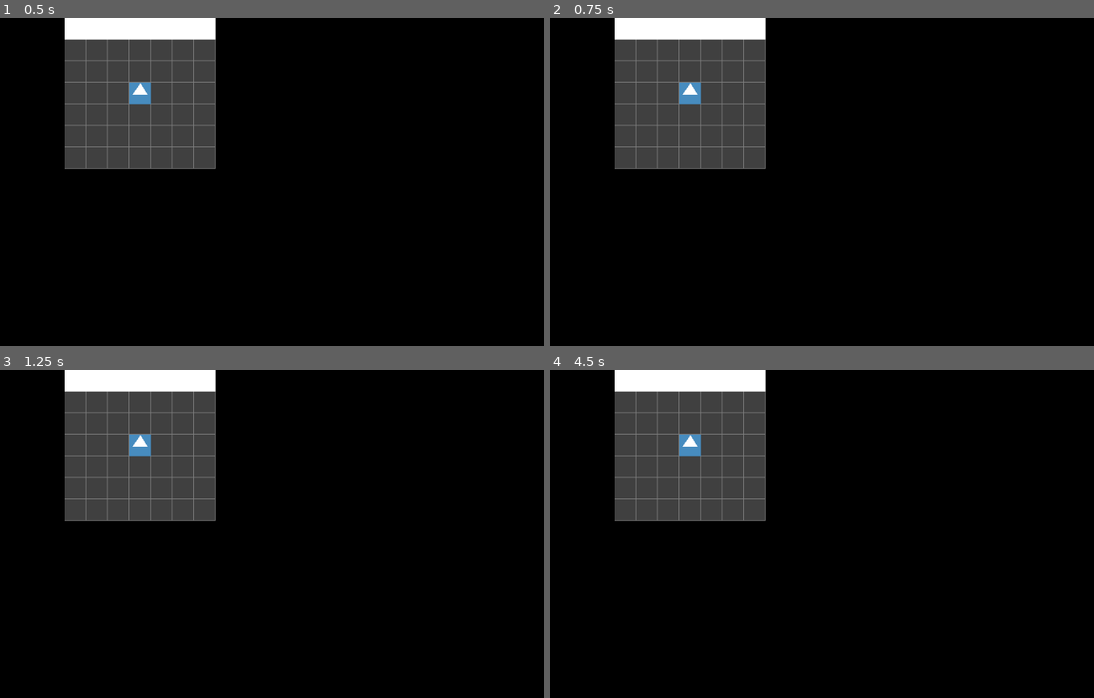
Above: before the commit, frames 1-4 (two rows, left to right).
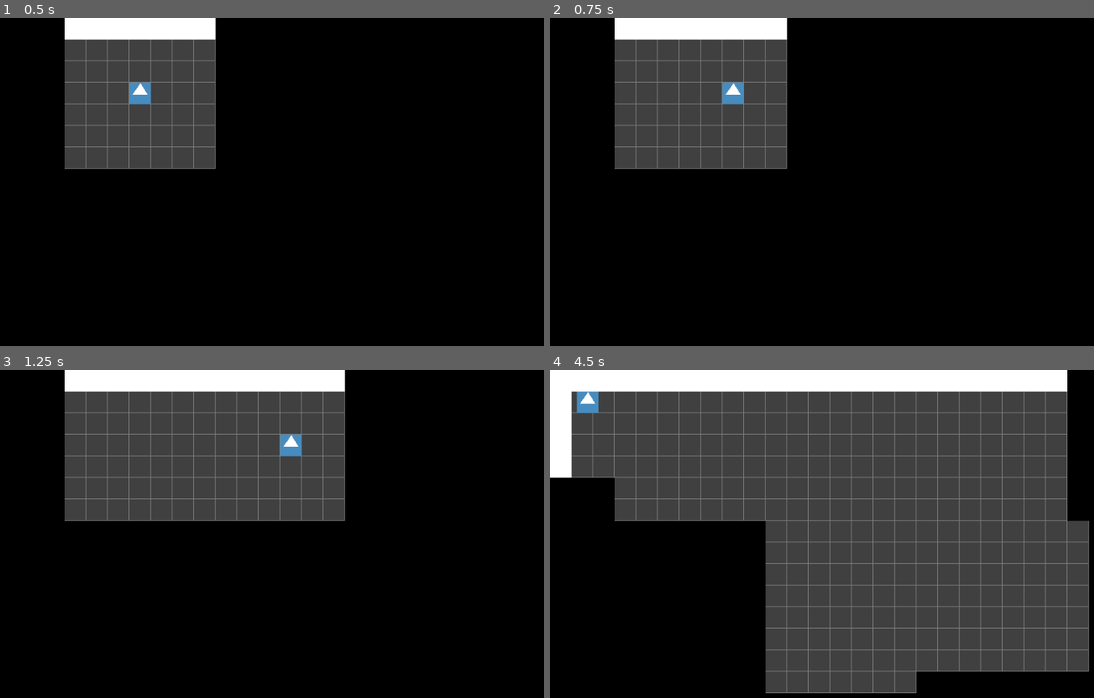
Above: after the commit, the same moments.

Repository: deengames-prototypes/roguelike-base
Game: Godot game, scene res://contexts/core/scenes/NavigateDungeonScene.tscn
Same seed, same stepped clock (60 frames per second), same inputs: the game is played once before the commit and once after it. The engine's default icon, where the game draws it, is replaced by a stand-in: a white triangle on a blue panel in a dark square.
Inputs:
- Up to frame 1 (0.5 s): no input
- Up to frame 2 (0.75 s): tap Enter at 0.5 s; hold Right (ui_right) from 0.53 s (still down)
- Up to frame 3 (1.25 s): keep holding Right (ui_right)
- Up to frame 4 (4.5 s): release Right (ui_right) at 1.28 s; hold Down (ui_down) 1.28-2.03 s; hold Right (ui_right) 2.03-2.78 s; hold Up (ui_up) 2.78-3.53 s; hold Left (ui_left) from 3.53 s (still down)

Frame 1 is identical in both runs. In frame 2, 2.4% of the frame differs, in the area x 23-44%, y 0-47%; in frame 3, 11%; in frame 4, 59%, in the area x 0-100%, y 0-99%.

Commit message:
Fix stupid bool bug.
Got my datas crossed.

Diff:
--- a/source/contexts/core/scenes/navigate_dungeon_scene.gd
+++ b/source/contexts/core/scenes/navigate_dungeon_scene.gd
@@ -18,7 +18,7 @@
 }
 
 @onready var _player = Player.instantiate()
-@onready var _defogger = Defogger.new(_player, _tile_data, %DungeonTileMap, TILE_LAYERS["fog"])
+@onready var _defogger = Defogger.new(_player, _fog_data, %DungeonTileMap, TILE_LAYERS["fog"])
 
 var _tile_data = Array2D.new(MAP_SIZE_TILES.x, MAP_SIZE_TILES.y)
 var _entity_data = Array2D.new(MAP_SIZE_TILES.x, MAP_SIZE_TILES.y)
--- a/source/contexts/core/scripts/systems/player_movement_system.gd
+++ b/source/contexts/core/scripts/systems/player_movement_system.gd
@@ -27,11 +27,6 @@
 	if not _tile_data.is_in_bounds(coordinates):
 		return false
 
-	########### TODO: DELETE
-	if typeof(_tile_data.get_at(coordinates)) != TYPE_STRING:
-		push_error("tile data at %s is a non-string %s" % [coordinates, _tile_data.get_at(coordinates)])
-		return false
-
 	if not "ground" in _tile_data.get_at(coordinates):
 		return false
 
@@ -39,11 +34,6 @@
 		return false # occupied
 
 	var tile_name = _tile_data.get_at(coordinates)
-	########## TODO: DELETE
-	if typeof(tile_name) != TYPE_STRING:
-		push_error("Herp derp: tile name at %s is %s" % [coordinates, tile_name])
-		return true
-
 	return "ground" in tile_name
 
 func _process(_delta: float) -> void:
